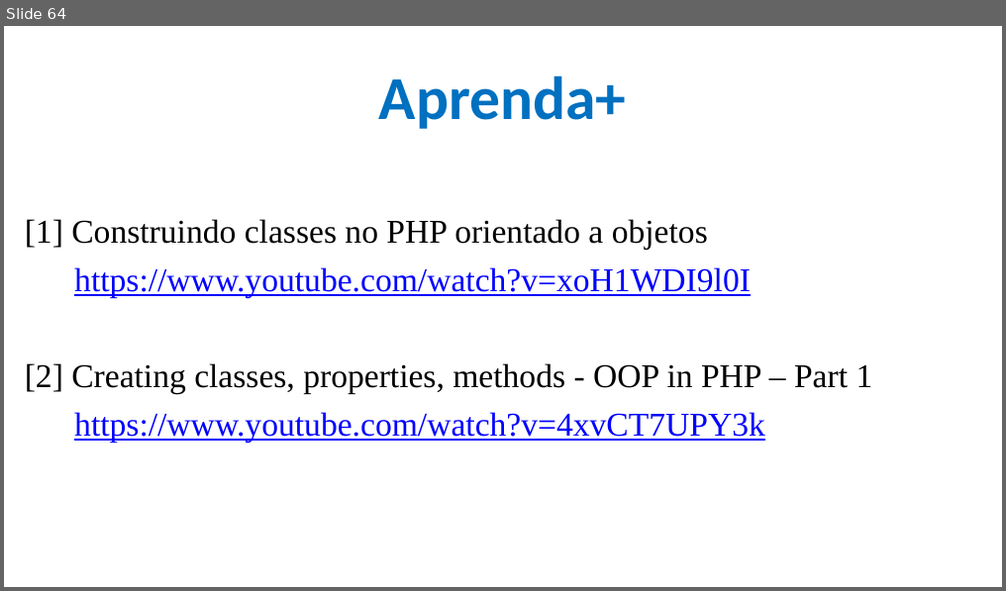
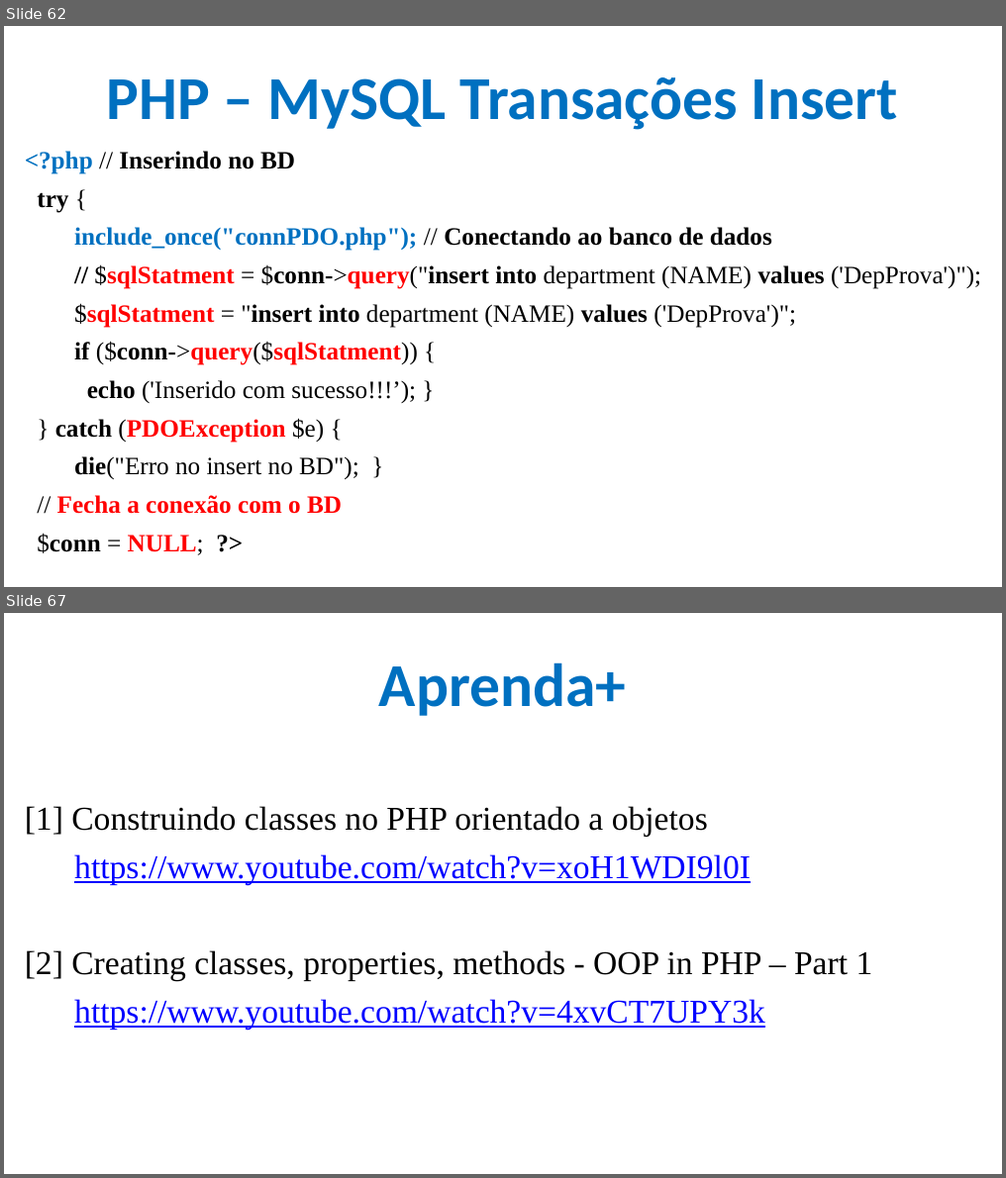
Before and after one commit to CloudEducationBrazil/WydenDesenvolvimentoWebPHP, a slide deck: 01 Classes/Aula 12 e 13 Desenvolvimento Web PHP - PHP.pptx. Shown one above the other, each under a label of ours: slide 64 before the commit, slides 62 and 67 after it; the slides between them are not shown. The pictures are 1006x591 and 1006x1178 pixels, drawn with LibreOffice and Linux fonts; fonts in the diff are those of the drawing; background and template pictures are left out. Boxes give left, top, right and bottom in pixels: in the first picture for what was removed or moved away, otherwise in the second. Text is boxed around its words. In the diff, an @@ line names an element or a change of style, - is before the commit and + after.

```diff
--- a/01 Classes/Aula 12 e 13 Desenvolvimento Web PHP - PHP.pptx
+++ b/01 Classes/Aula 12 e 13 Desenvolvimento Web PHP - PHP.pptx
@@ slide 62 added at (x1=4, y1=26, x2=1002, y2=587), background picture (left out) @@
@@ title added at (x1=107, y1=77, x2=898, y2=130), 44 pt, text #0070C0, bold @@
+PHP – MySQL Transações Insert
@@ text added at (x1=25, y1=151, x2=981, y2=556), 18 pt, text #000000, bold @@
+<?php // Inserindo no BD
+try {
+include_once("connPDO.php"); // Conectando ao banco de dados
+// $sqlStatment = $conn->query("insert into department (NAME) values ('DepProva')");
+$sqlStatment = "insert into department (NAME) values ('DepProva')";
+if ($conn->query($sqlStatment)) {
+echo ('Inserido com sucesso!!!’); }
+} catch (PDOException $e) {
+die("Erro no insert no BD"); }
+// Fecha a conexão com o BD
+$conn = NULL; ?>
@@ what was slide 64 is now slide 67 @@
```
Also in this commit, not shown: 7 slides changed, 2 other slides added.
